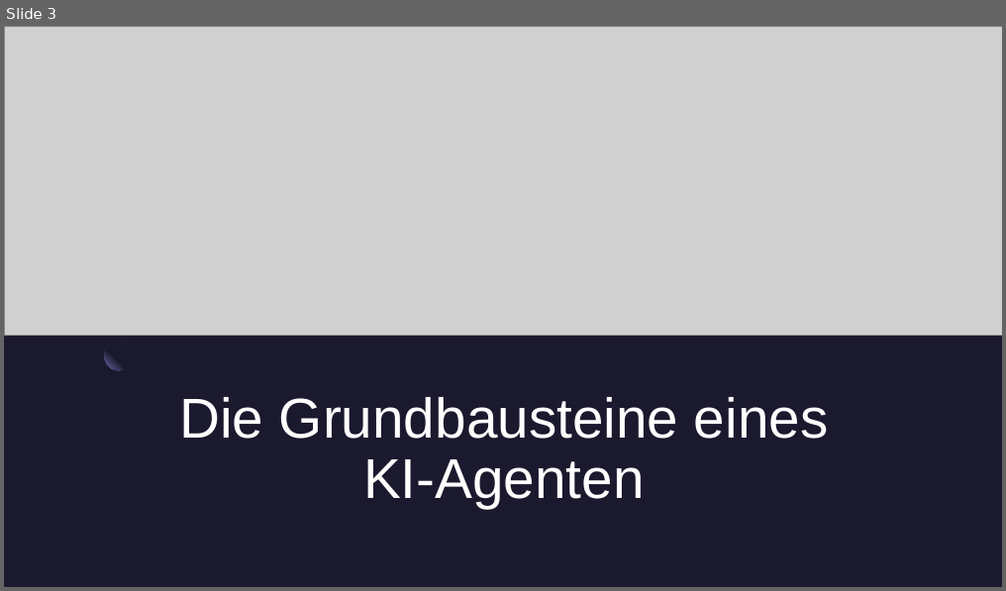
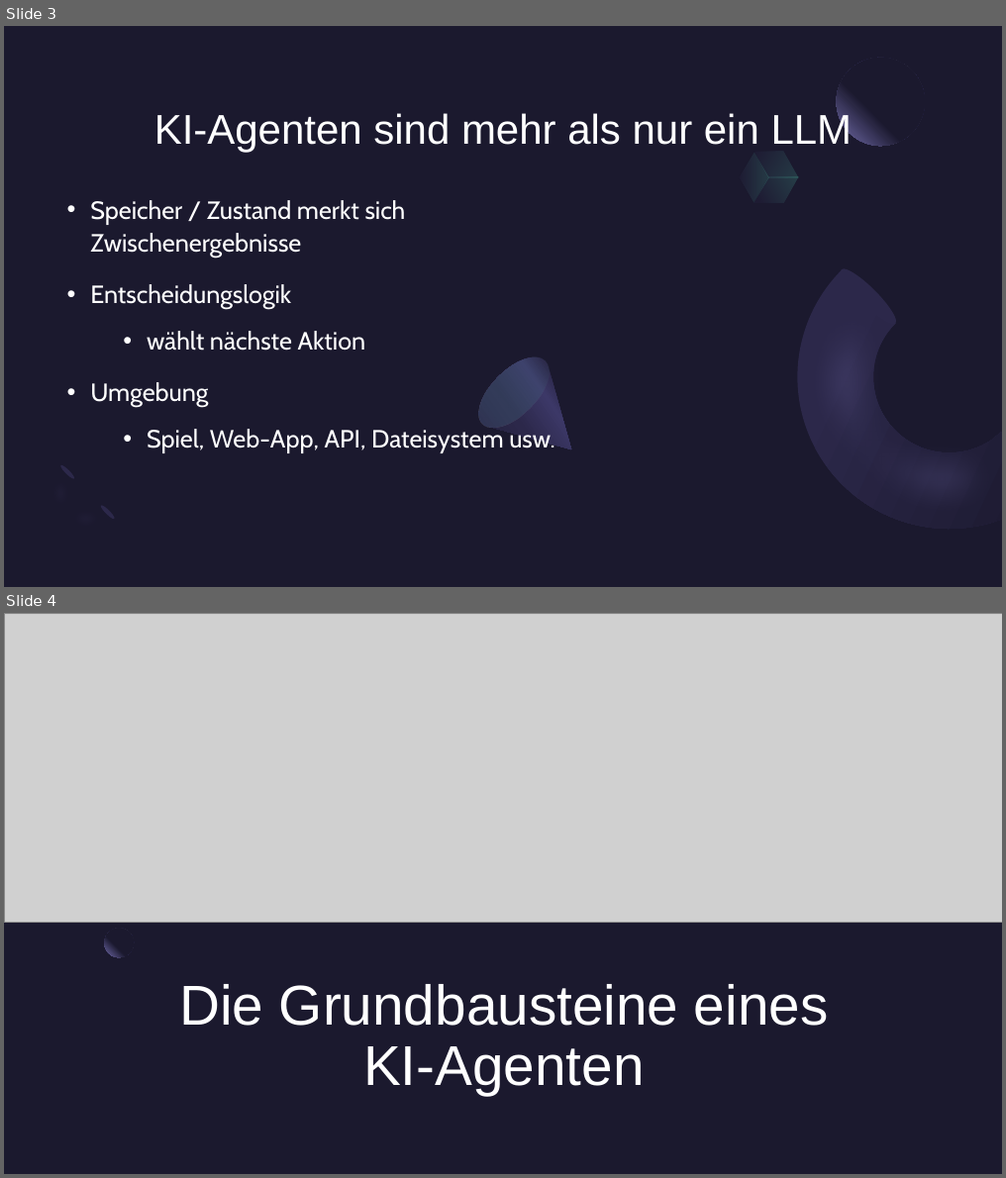
Before and after one commit to kis4-2026ss/projekt-bb-g2-huber-starlinger, a slide deck: docs/KIS-Projekt Präsentation.pptx. Shown one above the other, each under a label of ours: slide 3 before the commit, slides 3 and 4 after it. The pictures are 1006x591 and 1006x1178 pixels, drawn with LibreOffice and Linux fonts; fonts in the diff are those of the drawing; grey boxes stand for pictures. Boxes give left, top, right and bottom in pixels: in the first picture for what was removed or moved away, otherwise in the second. Text is boxed around its words. In the diff, an @@ line names an element or a change of style, - is before the commit and + after.

```diff
--- a/docs/KIS-Projekt Präsentation.pptx
+++ b/docs/KIS-Projekt Präsentation.pptx
@@ slide 3 added at (x1=4, y1=26, x2=1002, y2=587), background #1B192E @@
@@ ellipse added at (x1=837, y1=58, x2=925, y2=146), fill gradient #1B192E to #7771B2 @@
@@ title added at (x1=154, y1=111, x2=852, y2=153), 40 pt, text #FFFFFF @@
+KI-Agenten sind mehr als nur ein LLM
@@ freeform shape added at (x1=747, y1=140, x2=806, y2=191), fill gradient #2C284A to #5BEFC1 @@
@@ freeform shape added at (x1=732, y1=153, x2=775, y2=203), fill gradient #2C284A to #5BEFC1 @@
@@ freeform shape added at (x1=753, y1=165, x2=798, y2=216), fill gradient #2C284A to #5BEFC1 @@
@@ text added at (x1=90, y1=200, x2=555, y2=454), 24 pt, text #FFFFFF @@
+• Speicher / Zustand merkt sich Zwischenergebnisse
+• Entscheidungslogik
+  • wählt nächste Aktion
+• Umgebung
+  • Spiel, Web-App, API, Dateisystem usw.
@@ freeform shape added at (x1=735, y1=250, x2=1002, y2=576), fill #7771B2 at 40% opacity @@
@@ freeform shape added at (x1=735, y1=270, x2=1002, y2=582), fill gradient #2C284A to #1B192E @@
@@ ellipse added at (x1=836, y1=264, x2=901, y2=330), fill #2C284A @@
@@ freeform shape added at (x1=467, y1=346, x2=603, y2=480), fill gradient #2C284A to #3C3867 to #1B192E @@
@@ ellipse added at (x1=467, y1=346, x2=561, y2=440), fill gradient #454075 to #5BEFC1 @@
@@ freeform shape added at (x1=34, y1=462, x2=118, y2=546), fill #7771B2 at 20% opacity @@
@@ ellipse added at (x1=59, y1=464, x2=76, y2=480), fill #2C284A @@
@@ ellipse added at (x1=99, y1=504, x2=116, y2=521), fill #2C284A @@
@@ what was slide 3 is now slide 4 @@
```
Also in this commit, not shown: 5 slides changed, 3 other slides added, 5 slides removed, 2 other files.
